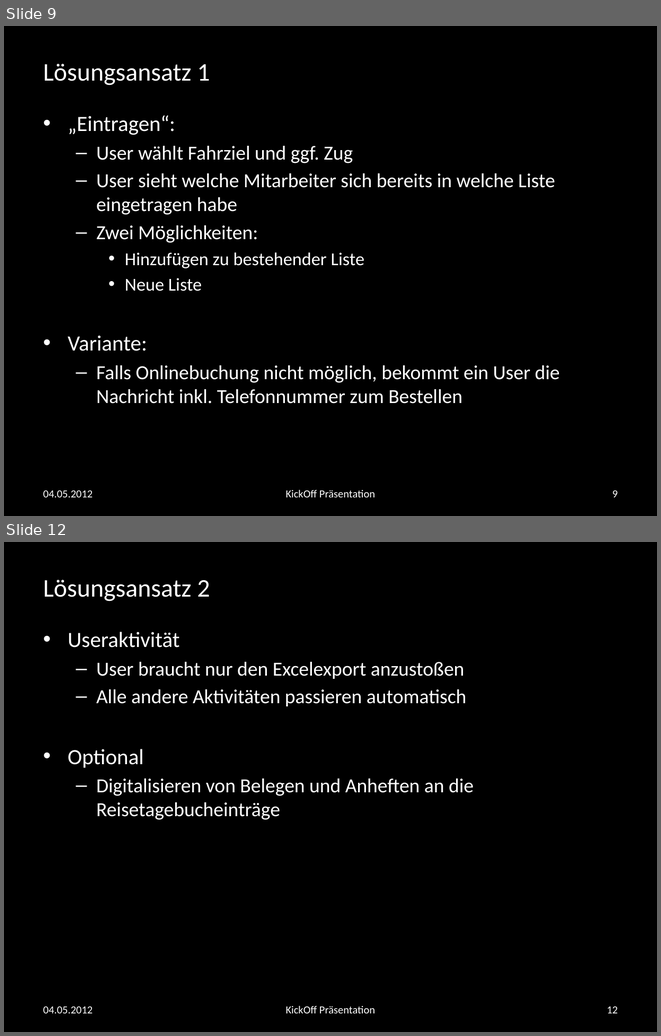
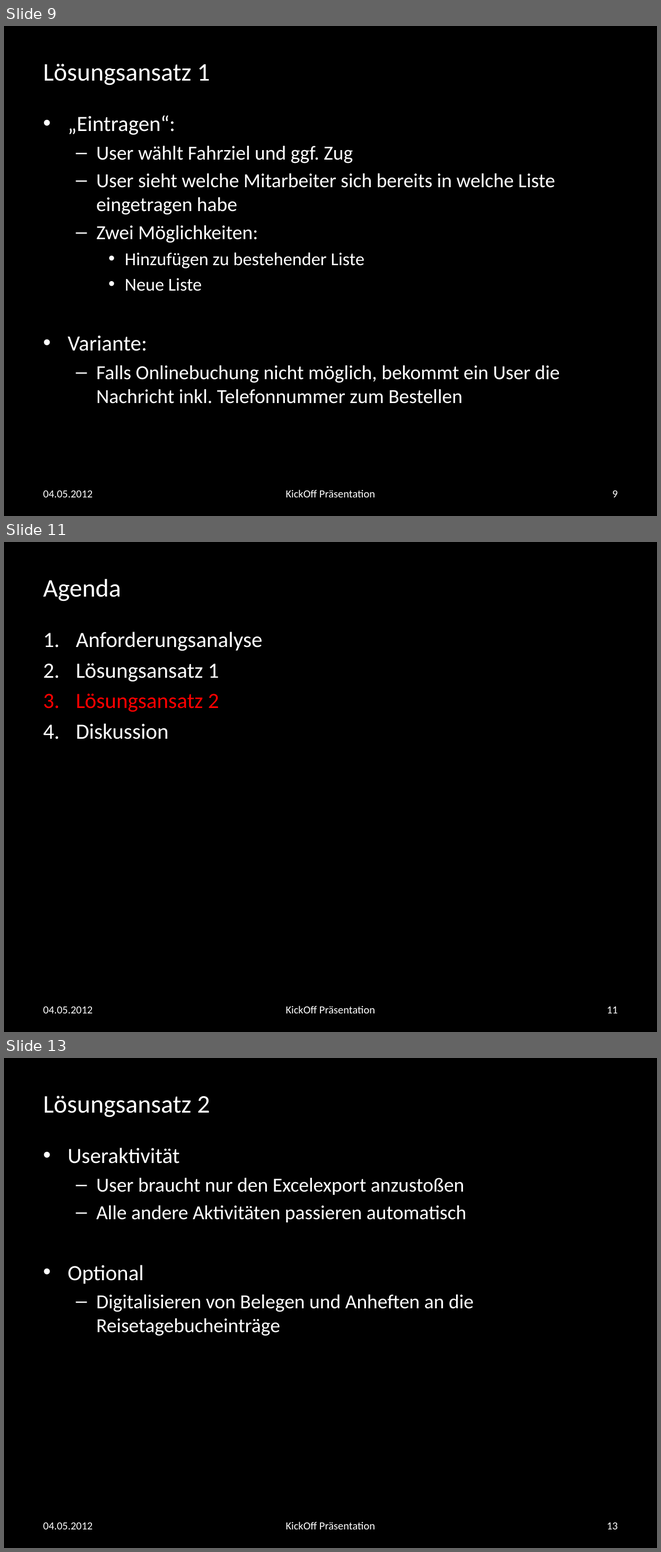
Before and after one commit to andreasnuesslein/swp_kp2_2012_gruppe1, a slide deck: KickOff-Praesentation/vorlage.pptx. Shown one above the other, each under a label of ours: slides 9 and 12 before the commit, slides 9, 11 and 13 after it; the slides between them are not shown. The pictures are 661x1036 and 661x1552 pixels, drawn with LibreOffice and Linux fonts; fonts in the diff are those of the drawing; background and template pictures are left out. Boxes give left, top, right and bottom in pixels: in the first picture for what was removed or moved away, otherwise in the second. Text is boxed around its words. In the diff, an @@ line names an element or a change of style, - is before the commit and + after.

```diff
--- a/KickOff-Praesentation/vorlage.pptx
+++ b/KickOff-Praesentation/vorlage.pptx
@@ slide 11 added at [4,542,657,1032], background #000000 @@
@@ title added at [43,579,121,601], 28 pt, text #FFFFFF @@
+Agenda
@@ text added at [76,632,263,739], 24 pt, text #FFFFFF @@
+1. Anforderungsanalyse
+2. Lösungsansatz 1
+3. Lösungsansatz 2
+4. Diskussion
@@ text added at [43,1006,93,1013], 12 pt, text #FFFFFF @@
+04.05.2012
@@ text added at [286,1005,375,1013], 12 pt, text #FFFFFF @@
+KickOff Präsentation
@@ page number added at [607,1006,618,1013], 12 pt, text #FFFFFF @@
+11
@@ what was slide 12 is now slide 13 @@
@@ page number at [607,1522,618,1529]: text changed @@
-12
+13
```
Also in this commit, not shown: 11 slides changed, 1 other file.
